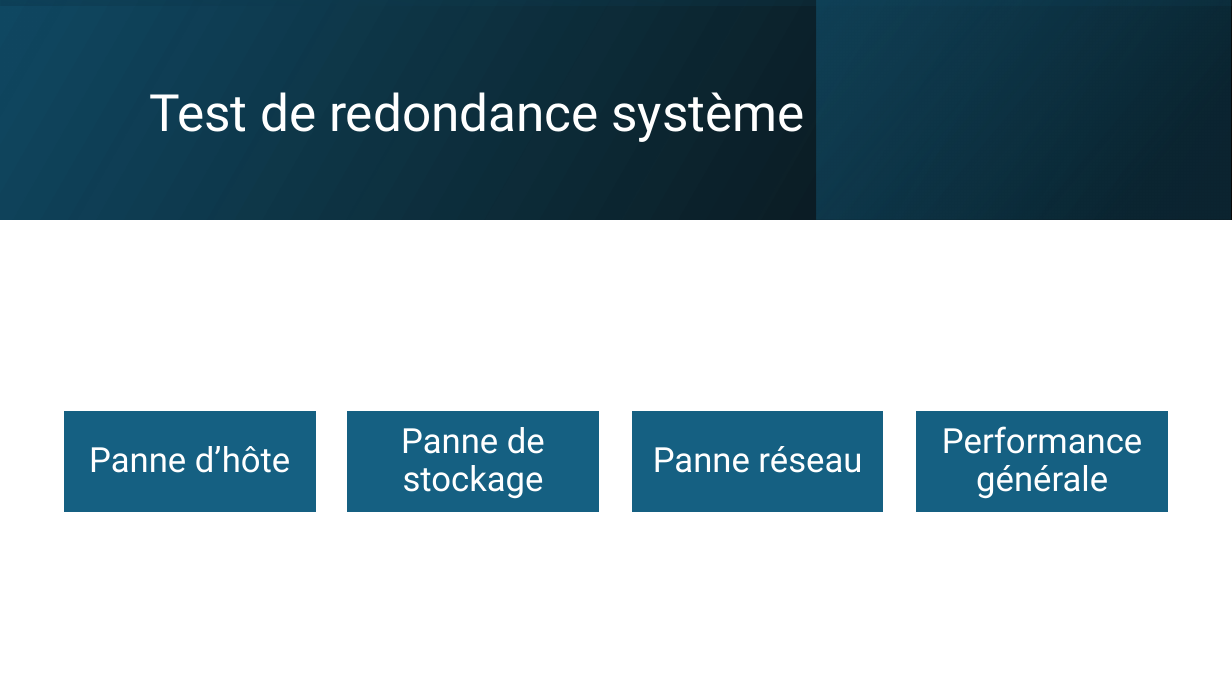
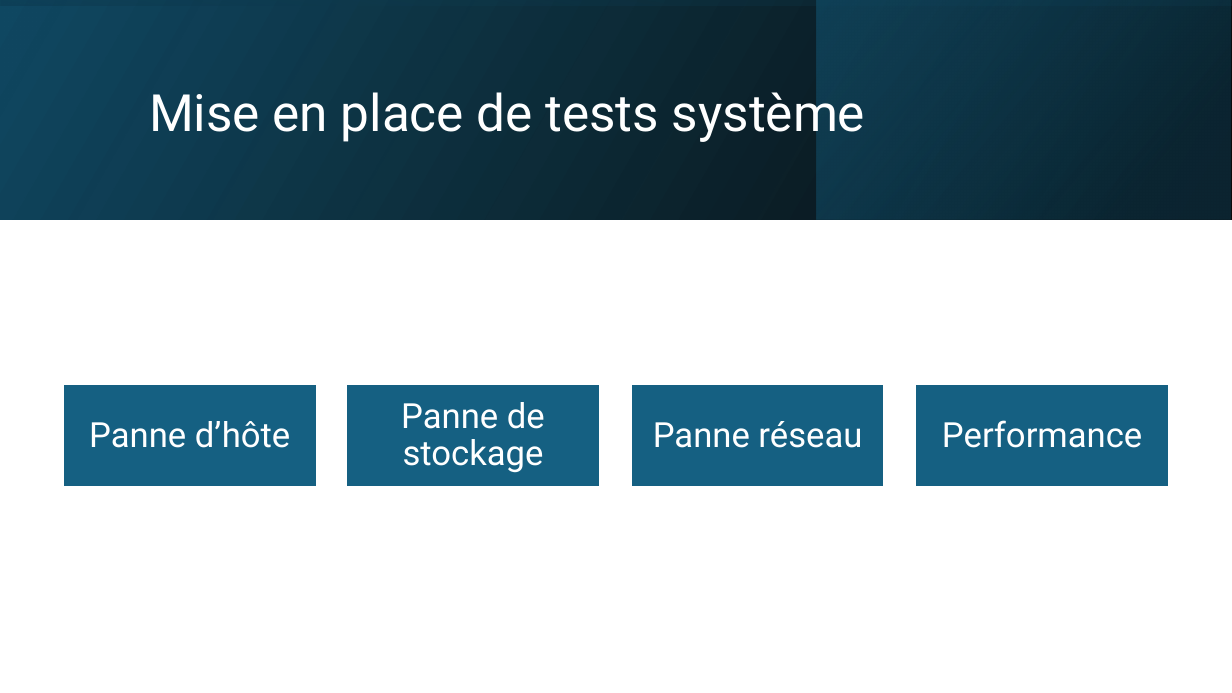
Before and after one commit to Vinc1347900/Stage_Henallux, a slide deck: slide 23 of TFE/DHAIMI_Vincent_PP_TFE.pptx. Drawn at 1232x693 pixels with LibreOffice and Linux fonts; fonts in the diff are those of the drawing. Boxes give left, top, right and bottom in pixels: in the first picture for what was removed or moved away, otherwise in the second. Text is boxed around its words. In the diff, an @@ line names an element or a change of style, - is before the commit and + after.

```diff
--- a/TFE/DHAIMI_Vincent_PP_TFE.pptx
+++ b/TFE/DHAIMI_Vincent_PP_TFE.pptx
@@ title at bbox=[149, 92, 865, 142]: text changed @@
-Test de redondance système
+Mise en place de tests système
@@ 4 rectangles, 3 texts: place and size @@
-4 rectangles, 3 texts at bbox=[65, 412, 1167, 511]
+4 rectangles, 3 texts at bbox=[65, 386, 1167, 485]
@@ text at bbox=[942, 420, 1142, 448]: text changed @@
-Performance générale
+Performance
```
Also in this commit, not shown: 15 other slides changed, 4 other files.
